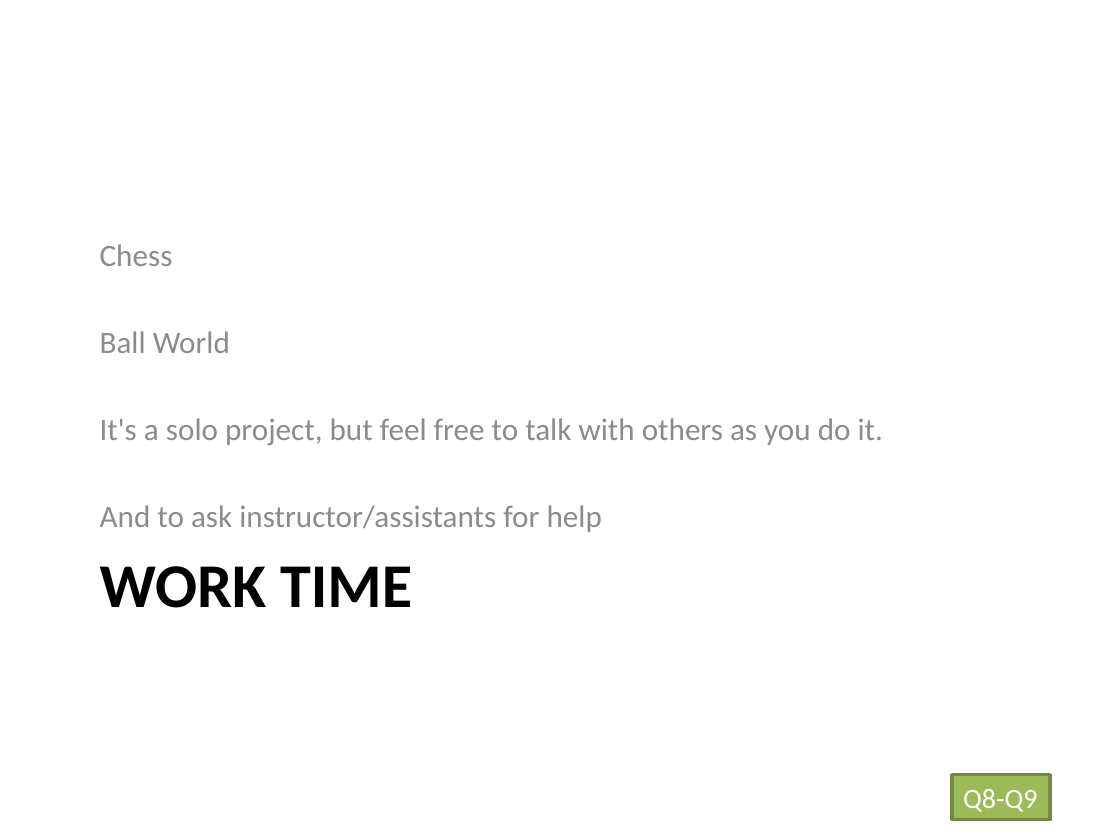
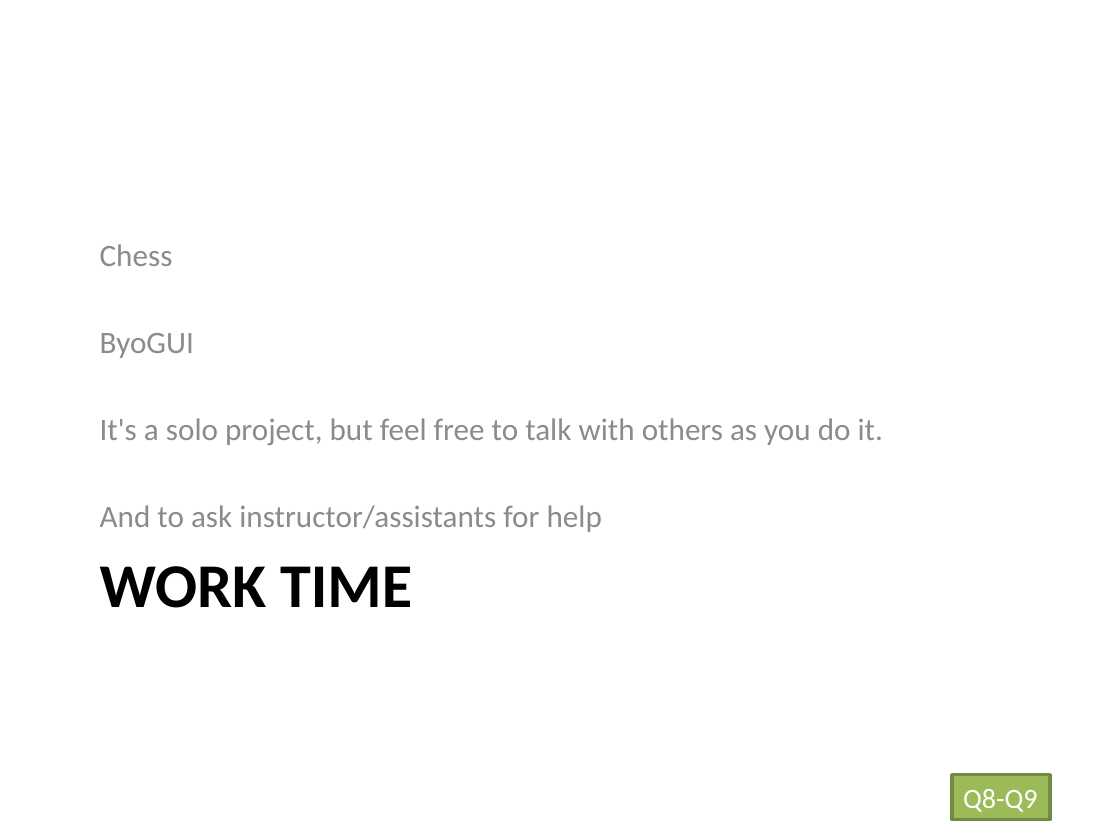
Before and after one commit to RHIT-CSSE/csse220, a slide deck: slide 19 of ClassMaterials/Inheritance/Slides/Inheritance.pptx. Drawn at 1120x840 pixels with LibreOffice and Linux fonts; fonts in the diff are those of the drawing. Boxes give left, top, right and bottom in pixels: in the first picture for what was removed or moved away, otherwise in the second. Text is boxed around its words. In the diff, an @@ line names an element or a change of style, - is before the commit and + after.

```diff
--- a/ClassMaterials/Inheritance/Slides/Inheritance.pptx
+++ b/ClassMaterials/Inheritance/Slides/Inheritance.pptx
@@ text at bbox=[100, 333, 194, 358]: text changed @@
-Ball World
+ByoGUI
```
Also in this commit, not shown: 2 other slides changed, 1 slide added, 4 other files.
